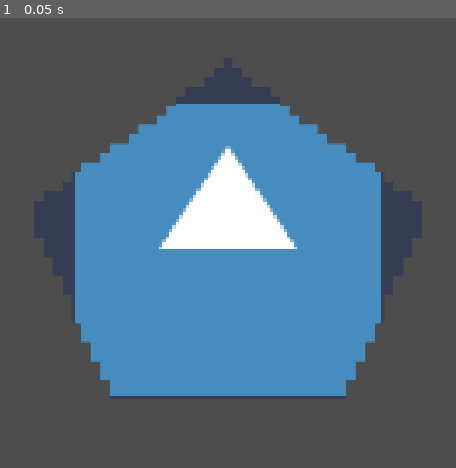
Above: before the commit, frame 1.
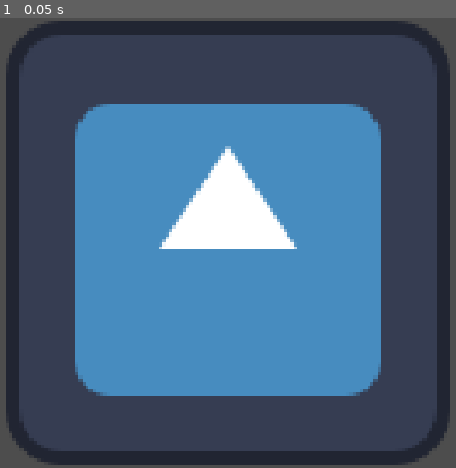
Above: after the commit, the same moment.

Repository: Ranger-Yev/project_sequence
Game: Godot game, scene res://shader_text.tscn
The game is run twice, just before and just after one commit, with the same random seed, the same clock (stepped at 60 frames per second) and the same inputs. This scene is started directly instead of the project's main scene. The engine's default icon, where the game draws it, is replaced by a stand-in: a white triangle on a blue panel in a dark square.
Inputs:
- Up to frame 1 (0.05 s): no input

The runs differ from the first frame. In frame 1, 16% of the frame differs, in the area x 1-99%, y 0-100%.

Commit message:
Got to vertex on the shader tutorial (~1 hour in) and I think I'm gonna take a break from  shaders.

Diff:
--- a/shader_text.tres
+++ b/shader_text.tres
@@ -1,33 +1,6 @@
 [gd_resource type="VisualShader" format=3 uid="uid://jlnib626bcej"]
-
-[ext_resource type="Texture2D" uid="uid://dle08ewar5v24" path="res://Art/Textures/pentagon.png" id="1_xg4tk"]
-
-[sub_resource type="VisualShaderNodeTexture" id="VisualShaderNodeTexture_mlsl8"]
-expanded_output_ports = [0]
-texture = ExtResource("1_xg4tk")
-
-[sub_resource type="VisualShaderNodeFloatFunc" id="VisualShaderNodeFloatFunc_mfsvm"]
-function = 31
-
-[sub_resource type="FastNoiseLite" id="FastNoiseLite_mlsl8"]
-noise_type = 3
-frequency = 0.2866
-offset = Vector3(1000, 0, 0)
-
-[sub_resource type="NoiseTexture2D" id="NoiseTexture2D_xg4tk"]
-noise = SubResource("FastNoiseLite_mlsl8")
-
-[sub_resource type="VisualShaderNodeTexture" id="VisualShaderNodeTexture_hgb26"]
-texture = SubResource("NoiseTexture2D_xg4tk")
 
 [resource]
 mode = 1
 flags/light_only = false
-nodes/fragment/0/position = Vector2(-327.7497, -40.314148)
-nodes/fragment/3/node = SubResource("VisualShaderNodeTexture_mlsl8")
-nodes/fragment/3/position = Vector2(-926.3561, -90.25611)
-nodes/fragment/4/node = SubResource("VisualShaderNodeFloatFunc_mfsvm")
-nodes/fragment/4/position = Vector2(-605.74054, 18.021128)
-nodes/fragment/5/node = SubResource("VisualShaderNodeTexture_hgb26")
-nodes/fragment/5/position = Vector2(-946.7116, 347.03882)
-nodes/fragment/connections = PackedInt32Array(3, 0, 4, 0, 4, 0, 0, 1)
+nodes/fragment/0/position = Vector2(-234.64548, 17.304197)
--- a/start_screen.tscn
+++ b/start_screen.tscn
@@ -71,8 +71,8 @@
 
 [node name="static" parent="." unique_id=796818655 instance=ExtResource("4_k1na2")]
 modulate = Color(1, 1, 1, 0.32941177)
-position = Vector2(805.0001, 398)
-scale = Vector2(4, 4)
+position = Vector2(1063.0002, 539.99994)
+scale = Vector2(1.3900003, 2.119403)
 script = null
 
 [connection signal="timeout" from="Special timer" to="." method="_on_special_timer_timeout"]
